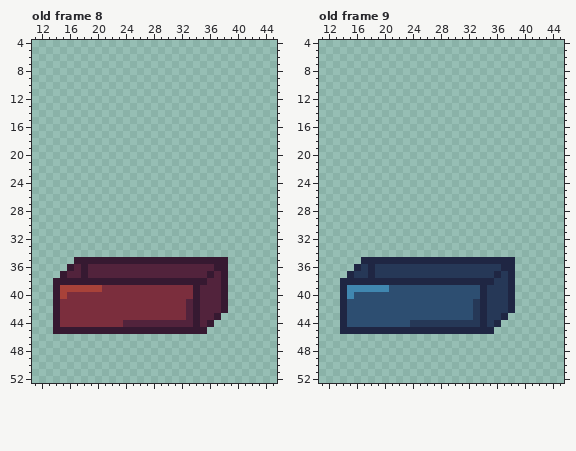
One commit to this pixel-art file: Biogenesis_SNZA/Assets/Sprites/Maps/Props/Taller_khione/cajas.aseprite. Above, as it was before the edit.
54x53 pixels, 13 frames. Colours within 5 levels of each other are drawn and written as one. Shown: old frame 8: x 11..45, y 4..52; old frame 9: x 11..45, y 4..52. The commit also changed other frames, which this record leaves out.
New version:
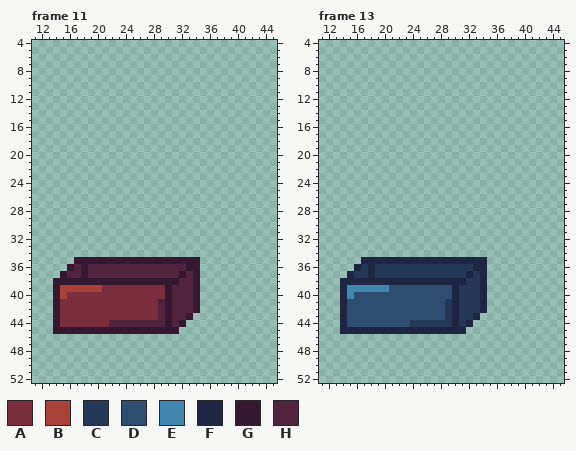
Palette (. is transparent): A #7b2e3d  B #a84239  C #263857  D #2d4e71  E #4087b0  F #1f2643  G #361931  H #52233c
A new or re-ordered frame is compared with the old frame closest to it.
The exact change:
frames 13 -> 21
Frame 11 is new; against old frame 8:
y 35: x 35..38 GGGG -> ....
y 36: x 33..38 HHHHGG -> GG....
y 37: x 32 H -> G; x 34..38 HHGHG -> G....
y 38: x 32..33 GG -> HH; x 35..38 GHHG -> ....
y 39..40: x 30..33 AAAA -> GHHH; x 35..38 HHHG -> ....
y 41..42: x 29..32 AAAA -> HGHH; x 35..38 HHHG -> ....
y 43: x 29..37 AAAAHGHHG -> HGHHG....
y 44: x 22..23 AA -> HH; x 30 H -> G; x 32..36 HHGHG -> G....
y 45: x 32..35 GGGG -> ....
Frame 13 is new; against old frame 9:
y 35: x 35..38 FFFF -> ....
y 36: x 33..38 CCCCFF -> FF....
y 37: x 32 C -> F; x 34..38 CCFCF -> F....
y 38: x 32..33 FF -> CC; x 35..38 FCCF -> ....
y 39..40: x 30..33 DDDD -> FCCC; x 35..38 CCCF -> ....
y 41..42: x 29..32 DDDD -> CFCC; x 35..38 CCCF -> ....
y 43: x 29..37 DDDDCFCCF -> CFCCF....
y 44: x 30 C -> F; x 32..36 CCFCF -> F....
y 45: x 32..35 FFFF -> ....
Pixel boxes of the changes (left, top, right, bottom) in both pictures:
changed: (158, 257, 228, 334)
changed: (109, 320, 123, 327)
changed: (445, 257, 515, 334)
